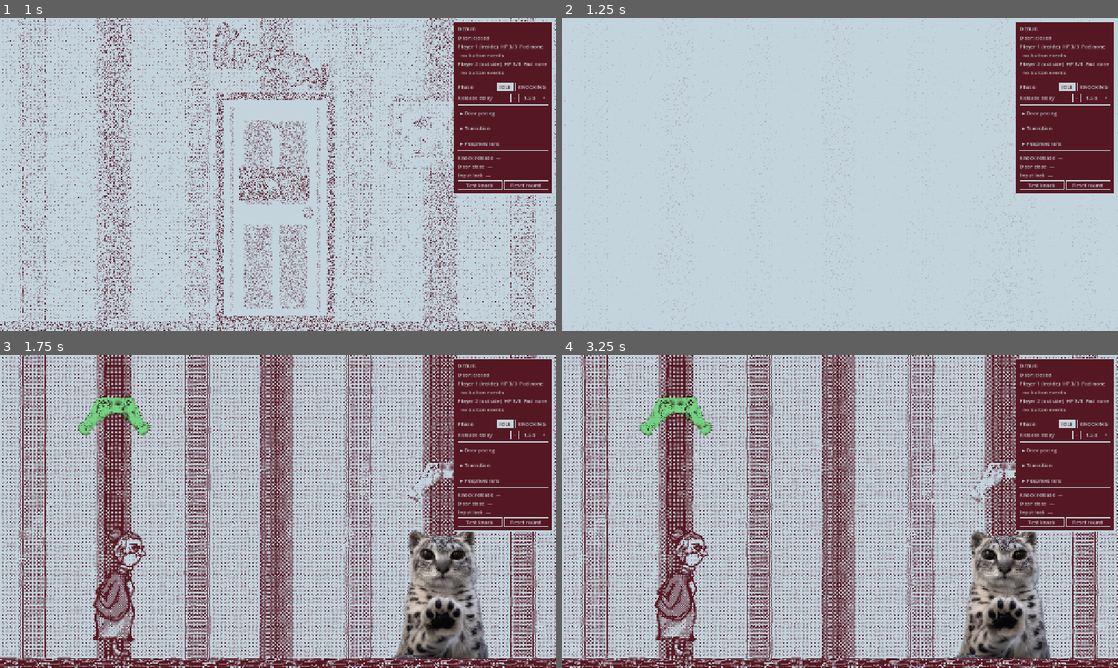
Above: before the commit, frames 1-4 (two rows, left to right).
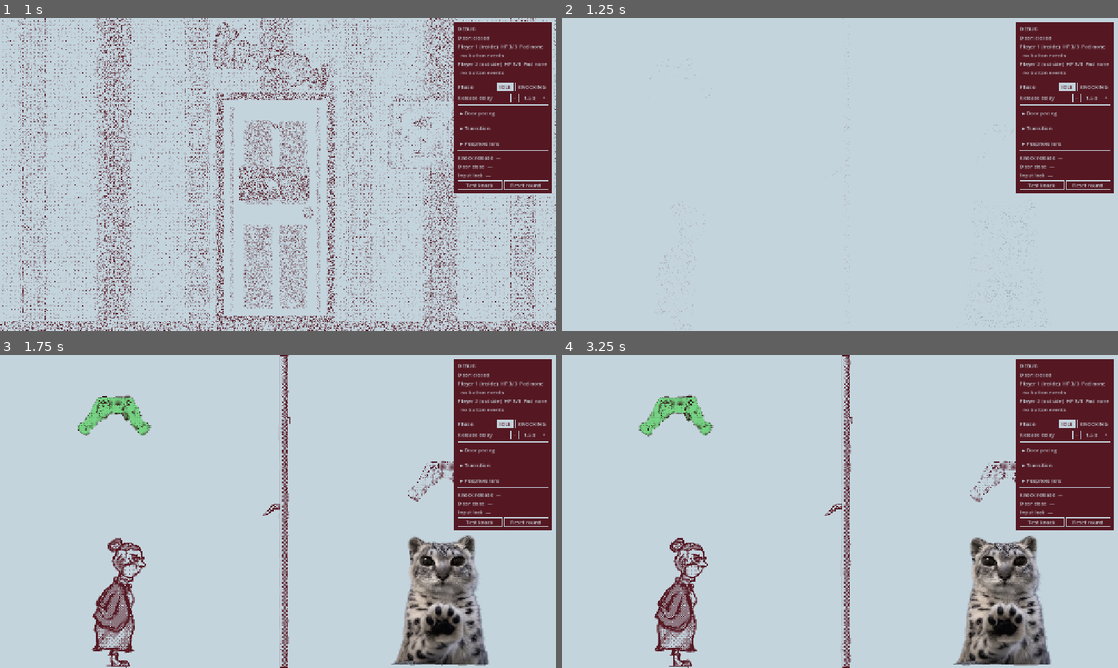
Above: after the commit, the same moments.

Repository: lvntszcs/hunjam26
Game: Godot game, scene res://scenes/main.tscn
Two runs of this game, one before a commit and one after it. Both use one fixed random seed, a clock stepped at 60 frames per second and the inputs below.
Inputs (mouse positions are in pixels of both pictures, inside the frame that each line leads up to):
- Up to frame 1 (1 s): tap Enter at 0.5 s; move the mouse to (300, 196) at 0.52 s; hold D from 0.53 s (still down); tap W (approach) at 0.6 s; click (300, 196) at 0.67 s
- Up to frame 2 (1.25 s): keep holding D
- Up to frame 3 (1.75 s): move the mouse to (166, 527) at 1.27 s; release D at 1.28 s; hold S (step_back) from 1.28 s (still down); tap Shift (approach_doorknob) at 1.35 s; click (166, 527) at 1.42 s
- Up to frame 4 (3.25 s): move the mouse to (895, 442) at 2.02 s; release S (step_back) at 2.03 s; hold D from 2.03 s (still down); tap K (knock) at 2.1 s; click (895, 442) at 2.17 s; move the mouse to (812, 574) at 2.77 s; tap Space (open_door) at 2.85 s; click (812, 574) at 2.92 s

Frame 1 is identical in both runs. In frame 2, 0.7% of the frame differs, in the area x 0-100%, y 0-100%; in frame 3, 43%; in frame 4, 43%.

Commit message:
add character choose door asset

Diff:
--- a/scenes/main.tscn
+++ b/scenes/main.tscn
@@ -22,10 +22,10 @@
 [ext_resource type="Texture2D" uid="uid://c72w2mj8fleqg" path="res://assets/Controls/Controls - 1.png" id="12_fuf3a"]
 [ext_resource type="Script" uid="uid://b8o4dhj5v2778" path="res://scripts/roles/inside_role.gd" id="12_inside"]
 [ext_resource type="Texture2D" uid="uid://b5w3a22kioabl" path="res://assets/back_wall.png" id="12_pm3ni"]
+[ext_resource type="Texture2D" uid="uid://bevctdqbm7g7c" path="res://assets/character_choose_door.png" id="13_5he1u"]
 [ext_resource type="Script" uid="uid://bcd0vxxs02kv6" path="res://scripts/roles/outside_role.gd" id="13_outside"]
 [ext_resource type="Texture2D" uid="uid://bo3ii6x3vp1u2" path="res://assets/peephole.png" id="13_vxglm"]
 [ext_resource type="Script" uid="uid://bpvvn563j3l5t" path="res://scripts/player/player_controller.gd" id="14_controller"]
-[ext_resource type="Texture2D" uid="uid://copepsfort1op" path="res://assets/logo.png" id="40_logo"]
 [ext_resource type="Script" uid="uid://bll14ayn8bqvc" path="res://scripts/player/player_model.gd" id="15_model"]
 [ext_resource type="Script" uid="uid://r6swcrjwau1p" path="res://scripts/player/input_profile.gd" id="16_profile"]
 [ext_resource type="Texture2D" uid="uid://dqyxo02hwnium" path="res://assets/door_02.png" id="17_door_half"]
@@ -39,6 +39,7 @@
 [ext_resource type="Texture2D" uid="uid://b0nmb1qj7p4js" path="res://assets/Tekerentyu/Tekerentyudoboz - 2.png" id="34_crank_pressed"]
 [ext_resource type="Script" uid="uid://dq8girncta47s" path="res://scripts/pixel_button.gd" id="35_pixel_button"]
 [ext_resource type="Script" uid="uid://cif4pfppfe7nq" path="res://scripts/character_chooser.gd" id="36_chooser"]
+[ext_resource type="Texture2D" uid="uid://copepsfort1op" path="res://assets/logo.png" id="40_logo"]
 
 [sub_resource type="ShaderMaterial" id="ShaderMaterial_272bh"]
 shader = ExtResource("3_272bh")
@@ -179,28 +180,34 @@
 script = ExtResource("35_pixel_button")
 
 [node name="CharacterChoose" type="CanvasLayer" parent="." unique_id=1901739246]
-visible = false
 script = ExtResource("36_chooser")
 
-[node name="Wall" type="TextureRect" parent="CharacterChoose" unique_id=410991348]
-anchors_preset = 15
-anchor_right = 1.0
-anchor_bottom = 1.0
-grow_horizontal = 2
-grow_vertical = 2
-mouse_filter = 2
-texture = ExtResource("2_2f3dj")
+[node name="Wall" type="ColorRect" parent="CharacterChoose" unique_id=1592017613]
+anchors_preset = 15
+anchor_right = 1.0
+anchor_bottom = 1.0
+grow_horizontal = 2
+grow_vertical = 2
+color = Color(0.76862746, 0.83137256, 0.8666667, 1)
+
+[node name="Door" type="TextureRect" parent="CharacterChoose" unique_id=883226614]
+anchors_preset = 15
+anchor_right = 1.0
+anchor_bottom = 1.0
+grow_horizontal = 2
+grow_vertical = 2
+mouse_filter = 2
+texture = ExtResource("13_5he1u")
 expand_mode = 1
 
 [node name="CanvasLayer" type="CanvasLayer" parent="CharacterChoose" unique_id=405067325]
-visible = false
 
 [node name="Granny" type="TextureRect" parent="CharacterChoose/CanvasLayer" unique_id=2139848256]
 anchors_preset = 15
 anchor_right = 1.0
 anchor_bottom = 1.0
-offset_top = 350.0
-offset_bottom = 350.0
+offset_top = 375.0
+offset_bottom = 375.0
 grow_horizontal = 2
 grow_vertical = 2
 scale = Vector2(0.5, 0.5)
@@ -208,16 +215,15 @@
 expand_mode = 1
 
 [node name="CanvasLayer2" type="CanvasLayer" parent="CharacterChoose" unique_id=1874395754]
-visible = false
-
-[node name="Granny" type="TextureRect" parent="CharacterChoose/CanvasLayer2" unique_id=1755128142]
+
+[node name="Knocker" type="TextureRect" parent="CharacterChoose/CanvasLayer2" unique_id=1755128142]
 anchors_preset = 15
 anchor_right = 1.0
 anchor_bottom = 1.0
 offset_left = 900.0
-offset_top = 360.0
+offset_top = 375.0
 offset_right = 122.0
-offset_bottom = 316.0
+offset_bottom = 331.0
 grow_horizontal = 2
 grow_vertical = 2
 scale = Vector2(0.5, 0.5)
@@ -471,9 +477,6 @@
 
 [node name="Doorway" type="Node" parent="." unique_id=606465438 node_paths=PackedStringArray("camera", "fader", "peephole_target", "peephole_view", "corridor_view", "prank", "doorknob_target", "door", "hand")]
 script = ExtResource("11_doorway")
-door_closed_texture = ExtResource("3_jscy8")
-door_half_open_texture = ExtResource("17_door_half")
-door_open_texture = ExtResource("18_door_open")
 camera = NodePath("../Camera2D")
 fader = NodePath("../Fade/Cover")
 peephole_target = NodePath("../Hole")
@@ -482,6 +485,9 @@
 prank = NodePath("../Corridor/Prank")
 doorknob_target = NodePath("../Knob")
 door = NodePath("../Door")
+door_closed_texture = ExtResource("3_jscy8")
+door_half_open_texture = ExtResource("17_door_half")
+door_open_texture = ExtResource("18_door_open")
 hand = NodePath("../Hand")
 
 [node name="Knocker" type="Node" parent="." unique_id=1113584781 node_paths=PackedStringArray("figures", "room_figure", "doorway_wall")]
Binary file added: assets/character_choose_door.png
Not shown, added: assets/character_choose_door.png.import
